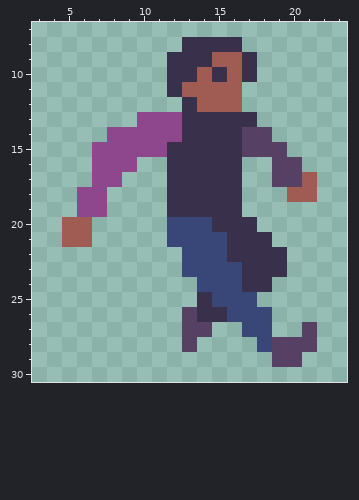
A pixel-art file gets an edit: res/player-fall.ase. The picture above was drawn from the file before the commit.
32x32 pixels, 1 frame. Shown: x 3..23, y 7..30.
And afterwards:
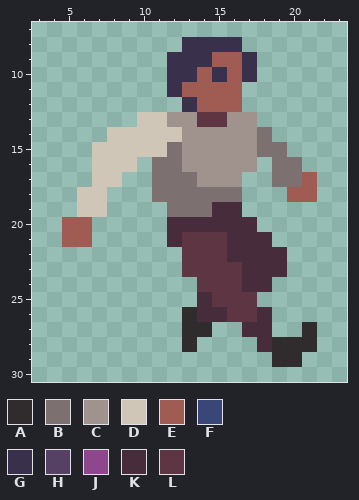
Palette (. is transparent): A #302c2e  B #7d7071  C #a0938e  D #cfc6b8  E #a05b53  F #394778  G #39314b  H #564064  J #8e478c  K #472d3c  L #5e3643
Commit: made the player costume
From old to new:
Changed rows in their new state; - is an unchanged pixel.
first column x 6:
13 ----DDCCLLCC----
14 --DDDDDCCCCCB---
15 -DDDDDBCCCCCBB--
16 -DDD-BBCCCCC-BB-
17 -DD--BBBCCC--BB-
18 DD---BBBBBB-----
19 DD----BBBKK-----
20 ------KKKKKK----
21 ------KLLLKKK---
22 -------LLLKKKK--
23 -------LLLLKKK--
24 --------LLLKK---
25 --------KLLL----
26 -------AKKLLK---
27 -------AA--KK--A
28 -------A----KAAA
29 -------------AA-
Boxes around the changes in both pictures, in picture pixels (x1, y1, x2, y2):
changed: (77, 112, 317, 367)
